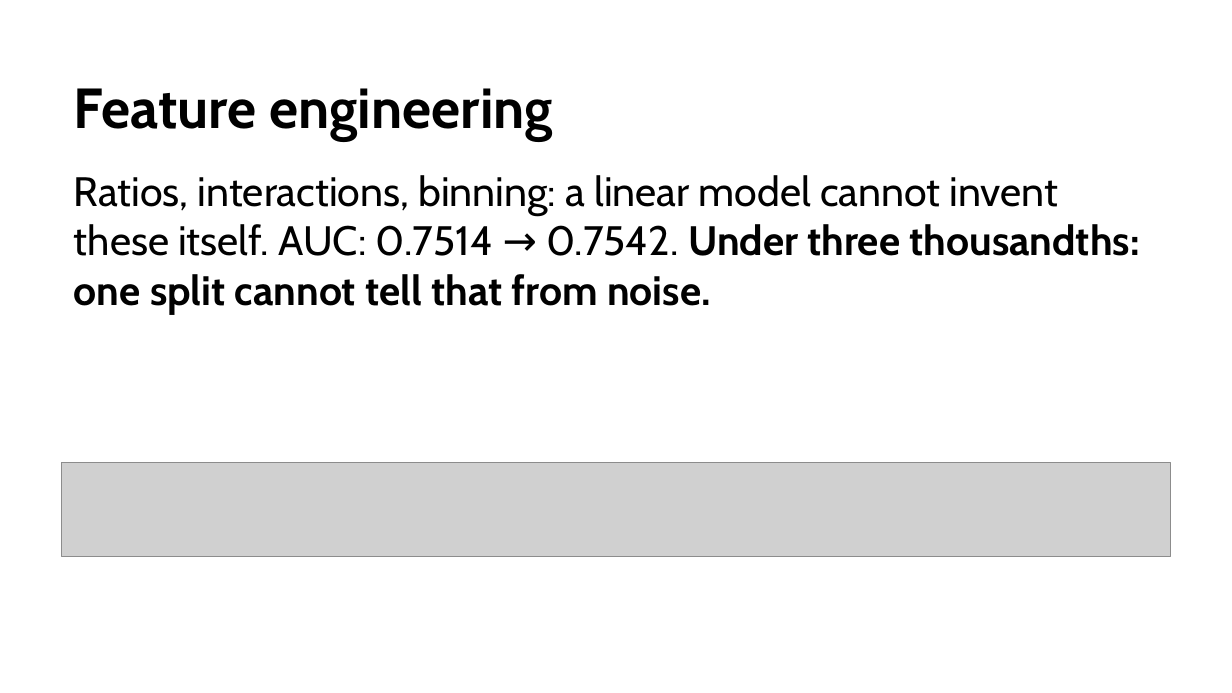
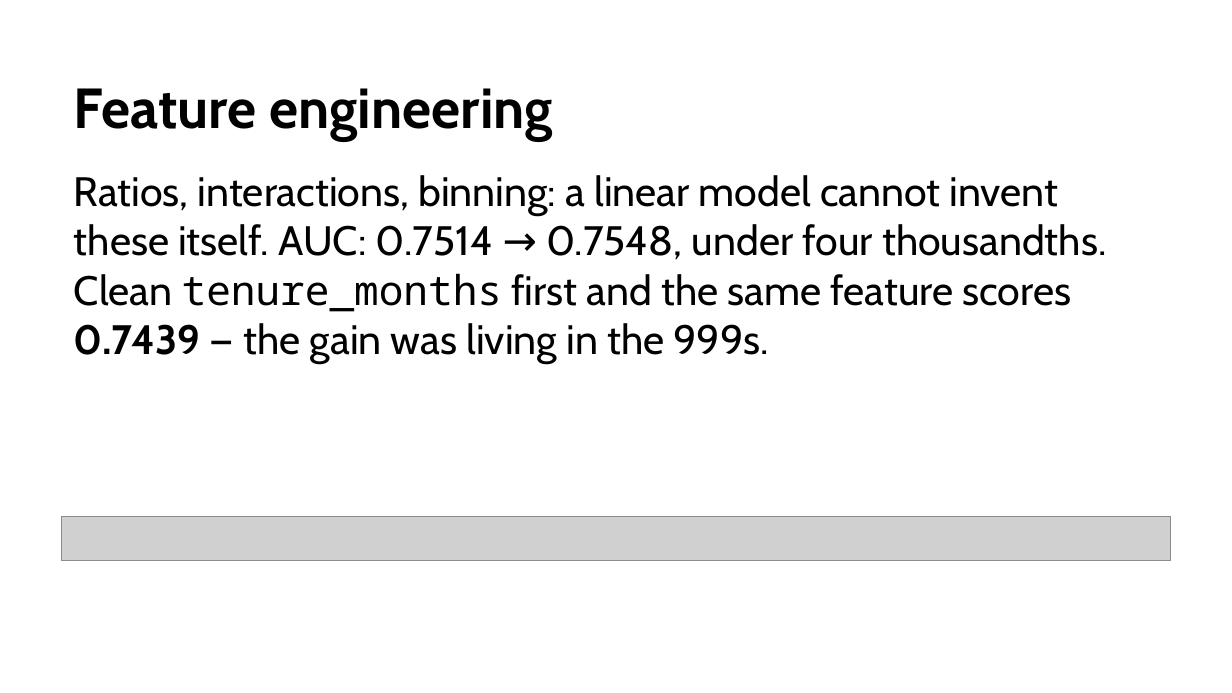
Before and after one commit to fabioantonini/technologies-for-artificial-intelligence, a slide deck: slide 41 of Lessons/02_data_exploration_and_preparation/Slides/data_exploration_and_preparation_slides.pptx. Drawn at 1232x693 pixels with LibreOffice and Linux fonts; fonts in the diff are those of the drawing; grey boxes stand for pictures; background and template pictures are left out. Boxes give left, top, right and bottom in pixels: in the first picture for what was removed or moved away, otherwise in the second. Text is boxed around its words. In the diff, an @@ line names an element or a change of style, - is before the commit and + after.

Commit message:
Swap the engineered feature, and report what cleaning it first does
charge_per_tenure divided monthly_charges by tenure_months, and
monthly_charges is already a rate: the result is euros per month per
month, a quantity nobody would name. Six candidates were measured on the
same split; total_paid = monthly_charges x tenure_months is in euros,
means what the customer has been worth so far, and was the best of them
at 0.7514 -> 0.7548. It also moves the worked example from section 7's
ratio bullet to its interaction bullet, where a product belongs, and the
ratio bullet now warns about the units instead of illustrating with them.

Rebuilding it turned up the result that is worth more than the feature.
Build the same column after section 4's domain rule — tenure clipped to
0-120 rather than merely at zero — and the gain does not shrink, it
changes sign: +0.0034 becomes -0.0075. The improvement was never about
what a customer had paid. It lived in the rows the lesson has already
called broken: 999 months times a billing error of 3,344.7 is a
total_paid no honest customer could have, and those rows align with the
target well enough to move the score. Multiplying two contaminated
columns concentrates the contamination, and the result reads as a
discovery. Notebook 2 now computes both and says so; the handout and the
deck carry the second number.

101 checks, and one orphaned equation image removed.

```diff
--- a/Lessons/02_data_exploration_and_preparation/Slides/data_exploration_and_preparation_slides.pptx
+++ b/Lessons/02_data_exploration_and_preparation/Slides/data_exploration_and_preparation_slides.pptx
@@ text at <box>74,175,1106,364</box>: text changed @@
-Ratios, interactions, binning: a linear model cannot invent these itself. AUC: 0.7514 → 0.7542. Under three thousandths: one split cannot tell that from noise.
+Ratios, interactions, binning: a linear model cannot invent these itself. AUC: 0.7514 → 0.7548, under four thousandths. Clean tenure_months first and the same feature scores 0.7439 — the gain was living in the 999s.
@@ picture removed at <box>62,462,1170,556</box> @@
@@ picture added at <box>62,516,1170,561</box> @@
```
Also in this commit, not shown: 7 other files.
